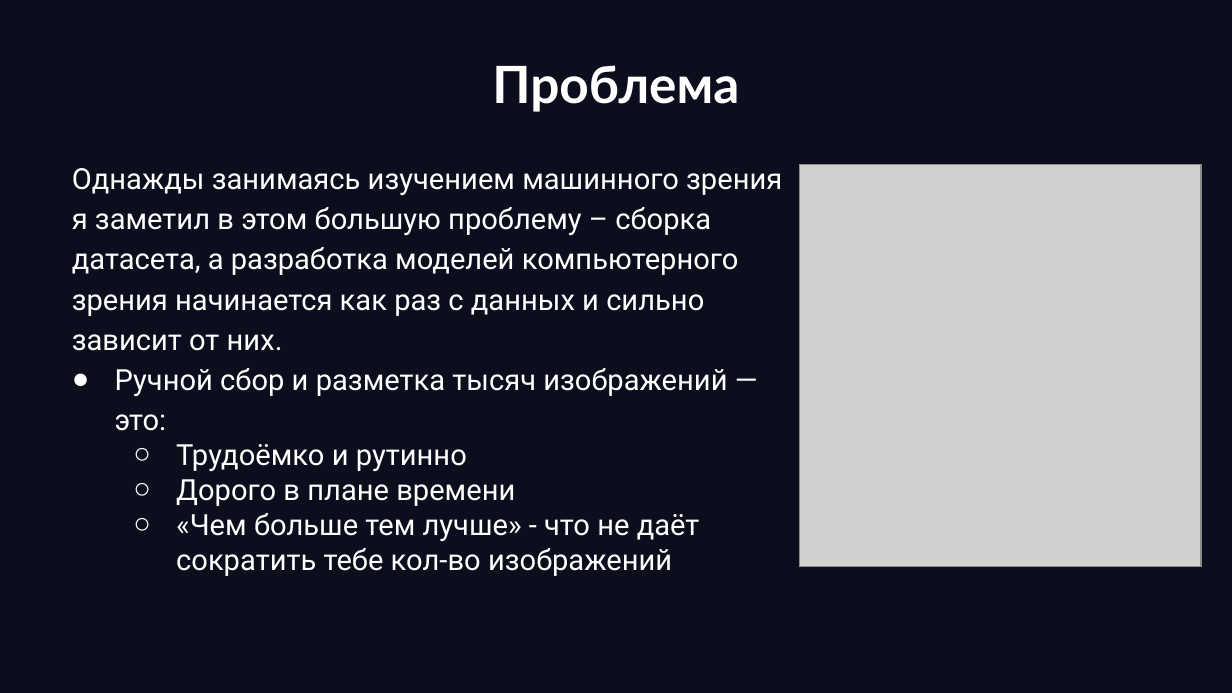
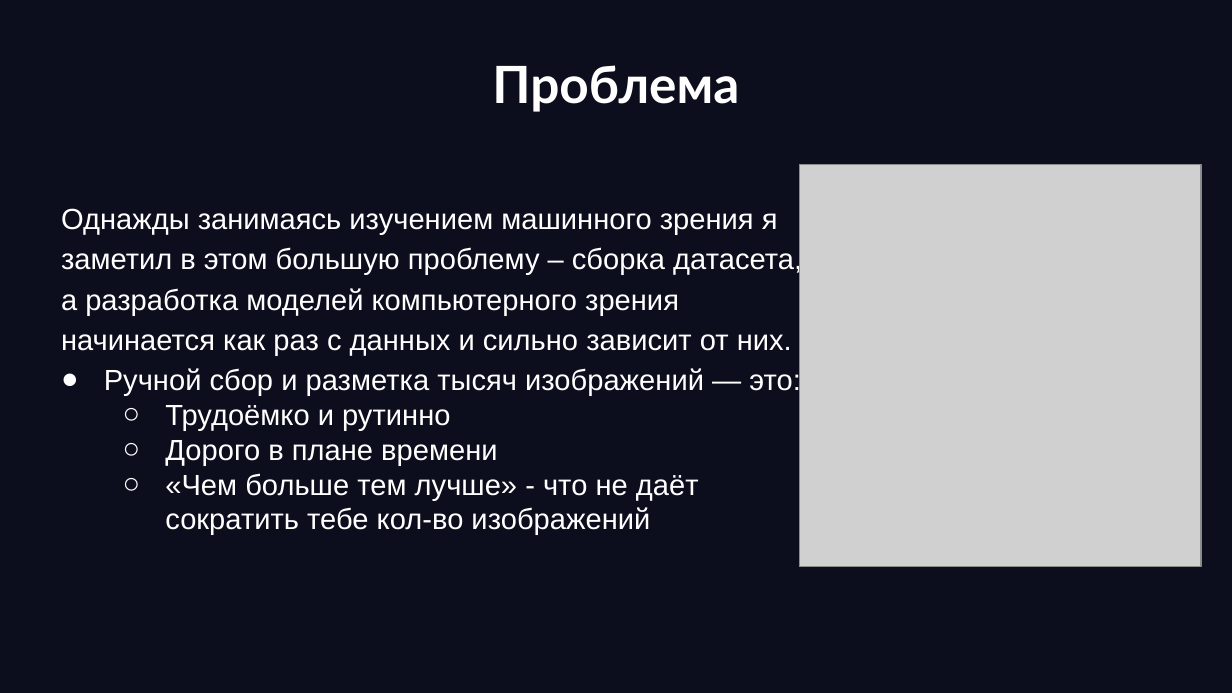
Before and after one commit to b1t0nese/MacLearn, a slide deck: slide 2 of doc/презентация.pptx. Drawn at 1232x693 pixels with LibreOffice and Linux fonts; fonts in the diff are those of the drawing; grey boxes stand for pictures. Boxes give left, top, right and bottom in pixels: in the first picture for what was removed or moved away, otherwise in the second. Text is boxed around its words. In the diff, an @@ line names an element or a change of style, - is before the commit and + after.

```diff
--- a/doc/презентация.pptx
+++ b/doc/презентация.pptx
@@ text "Однажды занимаясь изучением машинного зрения ...": place and size @@
-text "Однажды занимаясь изучением машинного зрения ..." at box(72, 168, 782, 541)
+text "Однажды занимаясь изучением машинного зрения ..." at box(61, 208, 802, 535)
@@ text "Однажды занимаясь изучением машинного зрения ..." at box(61, 208, 802, 535): font Roboto to Arial @@
```
Also in this commit, not shown: 8 other slides changed, 1 slide added, 10 other files.
